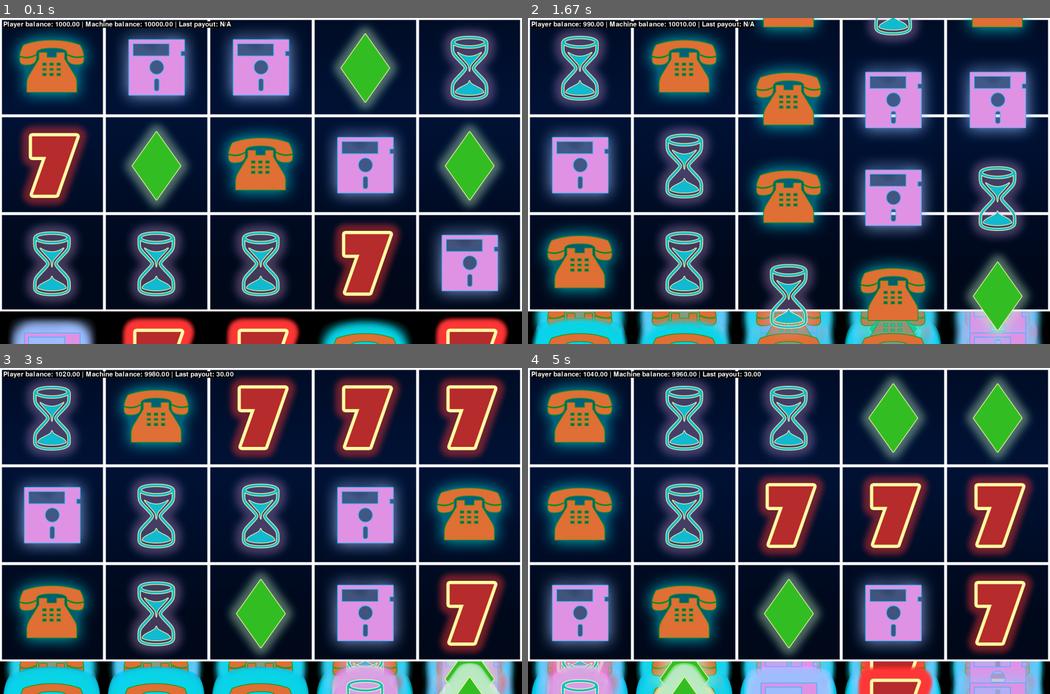
Above: before the commit, frames 1-4 (two rows, left to right).
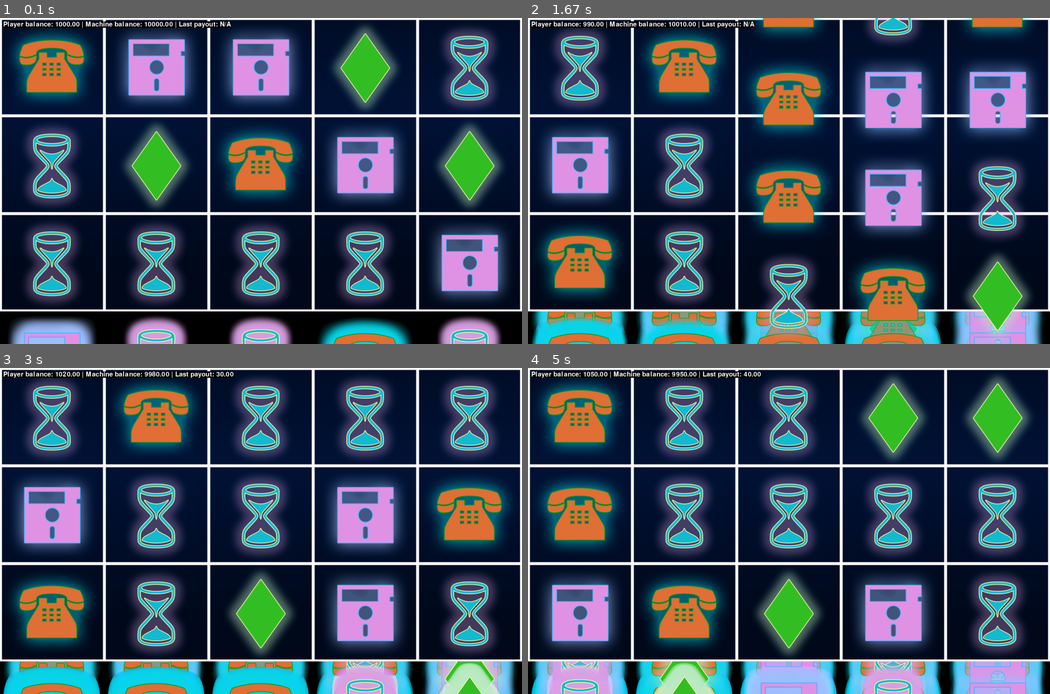
Above: after the commit, the same moments.

Repository: AntoanSarafski/Pygame_Slot_Machine
Game: pygame game, started from main.py
The game is run twice, just before and just after one commit, with the same random seed, the same clock (stepped at 60 frames per second) and the same inputs.
Inputs:
- Up to frame 1 (0.1 s): no input
- Up to frame 2 (1.67 s): tap Space at 0.33 s
- Up to frame 3 (3 s): no input
- Up to frame 4 (5 s): tap Space at 3.17 s

The runs differ from the first frame. In frame 1, 8.8% of the frame differs, in the area x 3-98%, y 32-100%; in frame 2, 0.1%; in frame 3, 11%; in frame 4, 13%, in the area x 3-98%, y 1-100%.

Commit message:
Commit with more chances for win.

Diff:
--- a/settings.py
+++ b/settings.py
@@ -12,10 +12,19 @@
 SYM_PATH = 'graphics/0/symbols'
 
 # 5 Symbols for demo
+# symbols = {
+#     'diamond': f"{SYM_PATH}/0_diamond.png",
+#     'floppy': f"{SYM_PATH}/0_floppy.png",
+#     'hourglass': f"{SYM_PATH}/0_hourglass.png",
+#     'seven': f"{SYM_PATH}/0_seven.png",
+#     'telephone': f"{SYM_PATH}/0_telephone.png"
+# }
+
+# 4 Symbols for more wins
 symbols = {
     'diamond': f"{SYM_PATH}/0_diamond.png",
     'floppy': f"{SYM_PATH}/0_floppy.png",
     'hourglass': f"{SYM_PATH}/0_hourglass.png",
-    'seven': f"{SYM_PATH}/0_seven.png",
+    'hourglass2': f"{SYM_PATH}/0_hourglass.png",
     'telephone': f"{SYM_PATH}/0_telephone.png"
 }
--- a/slot_machine.py
+++ b/slot_machine.py
@@ -104,11 +104,11 @@
         spin_payout = 0
         for v in win_data.values():
             multiplier += len(v[1])
-            spin_payout = (multiplier * curr_player.bet_size)
-            curr_player.balance += spin_payout
-            self.machine_balance -= spin_payout
-            curr_player.last_payout = spin_payout
-            curr_player.total_won += spin_payout
+        spin_payout = (multiplier * curr_player.bet_size)
+        curr_player.balance += spin_payout
+        self.machine_balance -= spin_payout
+        curr_player.last_payout = spin_payout
+        curr_player.total_won += spin_payout
 
     def update(self, delta_time):
         self.cooldowns()
